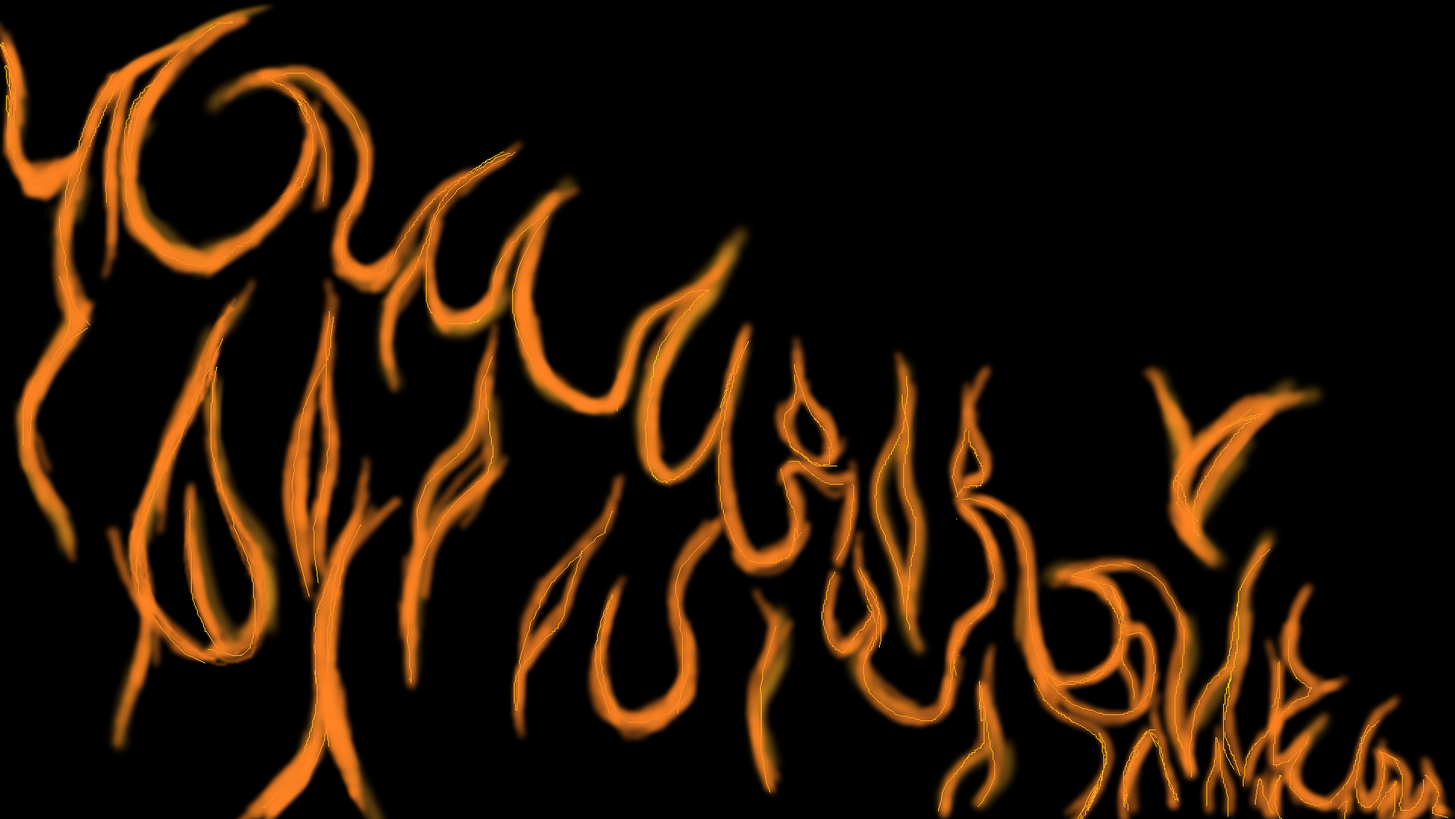
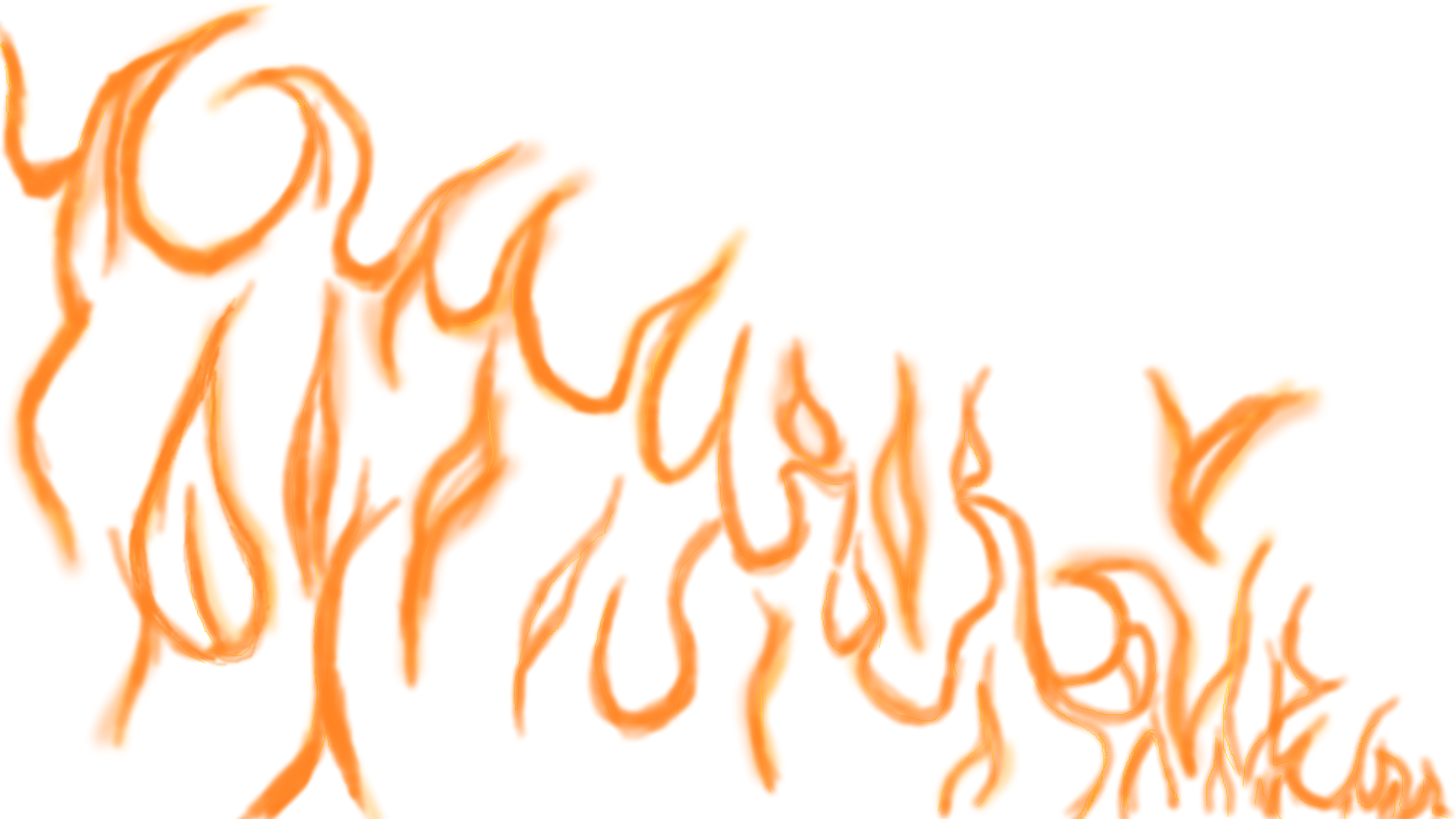
Two versions of the same layered image (1455 × 819). Layer-by-layer changes:
added layer "Layer #3" above "Layer" over [2, 0, 1333, 794]
hid "Layer" over [0, 0, 1455, 819]
